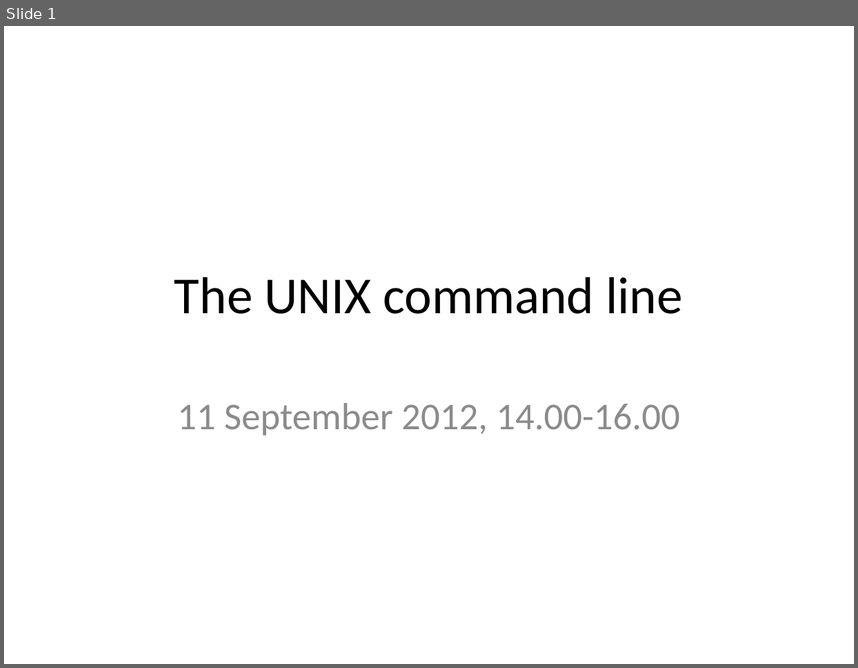
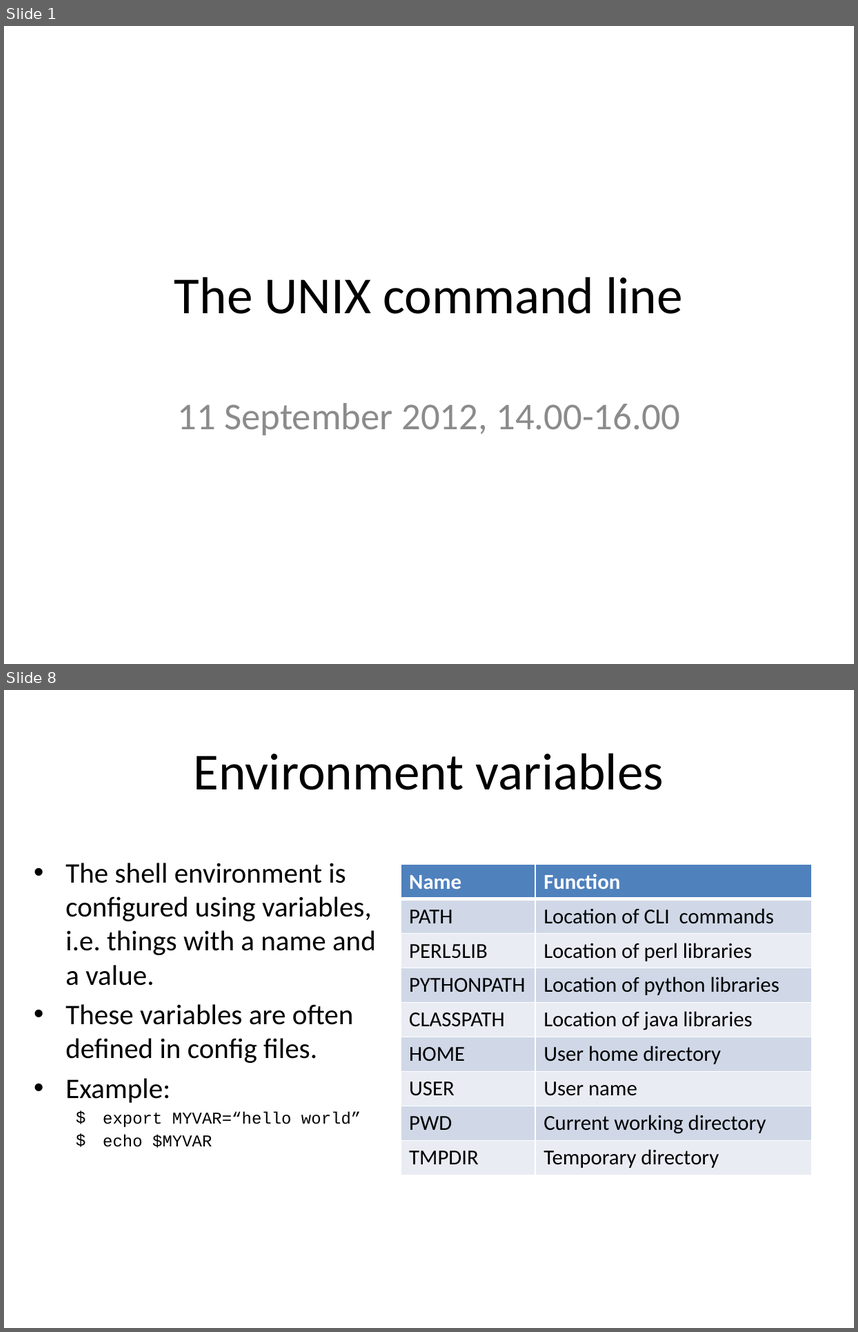
Before and after one commit to rvosa/ngs-workflows, a slide deck: doc/slides/day1/session3/UNIXCLI.pptx. Shown one above the other, each under a label of ours: slide 1 before the commit, slides 1 and 8 after it; the slides between them are not shown. The pictures are 858x668 and 858x1332 pixels, drawn with LibreOffice and Linux fonts; fonts in the diff are those of the drawing. Boxes give left, top, right and bottom in pixels: in the first picture for what was removed or moved away, otherwise in the second. Text is boxed around its words. In the diff, an @@ line names an element or a change of style, - is before the commit and + after.

```diff
--- a/doc/slides/day1/session3/UNIXCLI.pptx
+++ b/doc/slides/day1/session3/UNIXCLI.pptx
@@ slide 8 added at box(4, 690, 854, 1328), background #FFFFFF @@
@@ title added at box(194, 753, 664, 790), 44 pt, text #000000 @@
+Environment variables
@@ text added at box(65, 862, 376, 1147), 24 pt, text #000000 @@
+• The shell environment is configured using variables, i.e. things with a name and a value.
+• These variables are often defined in config files.
+• Example:
+  $ export MYVAR=“hello world”
+  $ echo $MYVAR
@@ table added at box(401, 865, 811, 1174), 9 rows, 2 columns @@
+Name | Function
+PATH | Location of CLI commands
+PERL5LIB | Location of perl libraries
+PYTHONPATH | Location of python libraries
+CLASSPATH | Location of java libraries
+HOME | User home directory
+USER | User name
+PWD | Current working directory
+TMPDIR | Temporary directory
```
Also in this commit, not shown: 6 slides changed, 3 other slides added, 4 slides removed.
